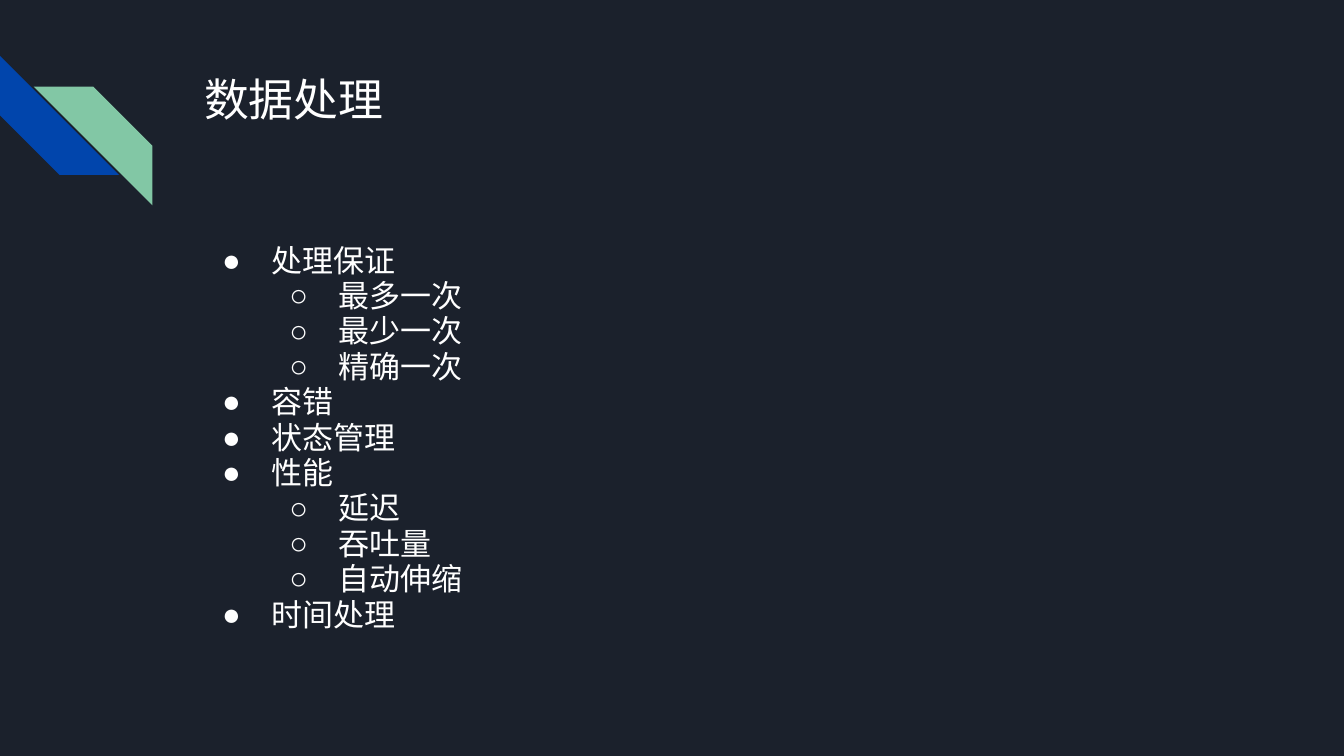
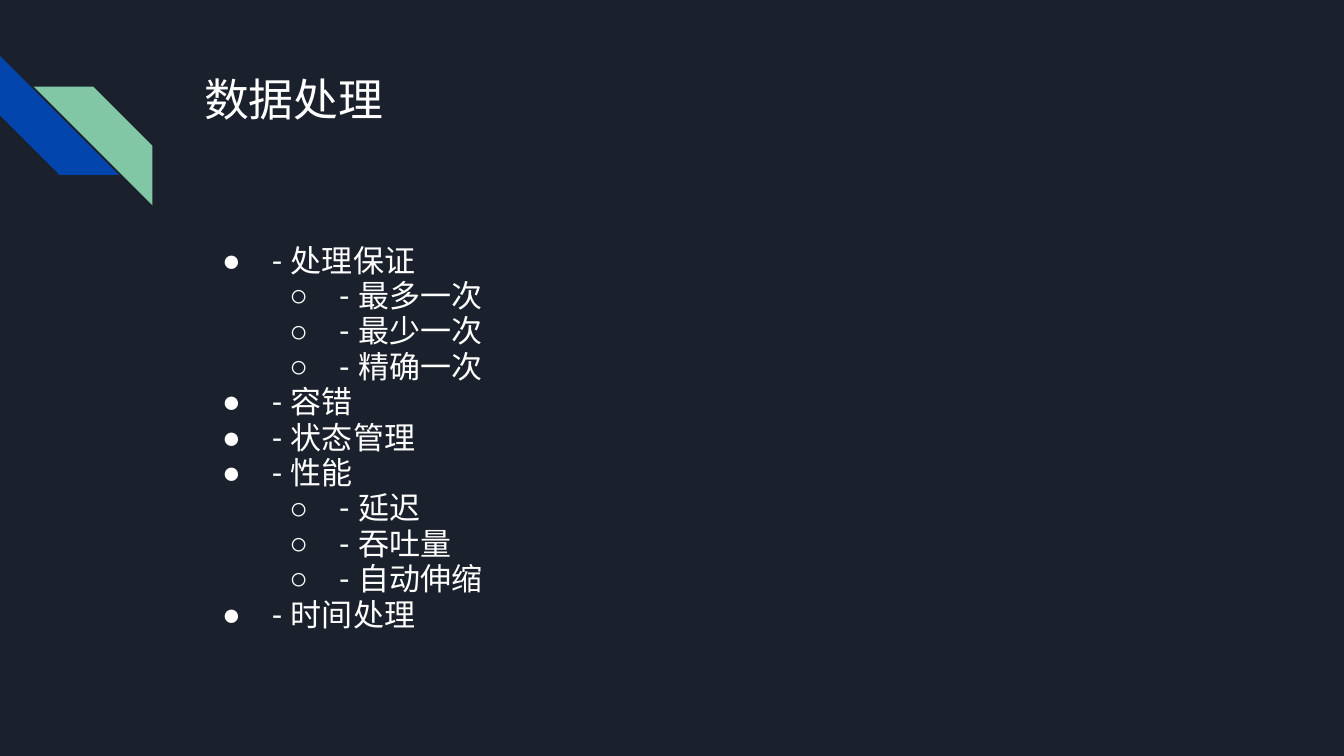
Before and after one commit to kinglywork/MyPPT, a slide deck: slide 8 of Flink框架介绍及在流数据处理中的应用.pptx. Drawn at 1344x756 pixels with LibreOffice and Linux fonts; fonts in the diff are those of the drawing. Boxes give left, top, right and bottom in pixels: in the first picture for what was removed or moved away, otherwise in the second. Text is boxed around its words. In the diff, an @@ line names an element or a change of style, - is before the commit and + after.

```diff
--- a/Flink框架介绍及在流数据处理中的应用.pptx
+++ b/Flink框架介绍及在流数据处理中的应用.pptx
@@ text at (291, 246, 482, 629): text changed @@
-● 处理保证
-  ○ 最多一次
-  ○ 最少一次
-  ○ 精确一次
-● 容错
-● 状态管理
-● 性能
-  ○ 延迟
-  ○ 吞吐量
-  ○ 自动伸缩
-● 时间处理
+● - 处理保证
+  ○ - 最多一次
+  ○ - 最少一次
+  ○ - 精确一次
+● - 容错
+● - 状态管理
+● - 性能
+  ○ - 延迟
+  ○ - 吞吐量
+  ○ - 自动伸缩
+● - 时间处理
```
Also in this commit, not shown: 4 other slides changed.
